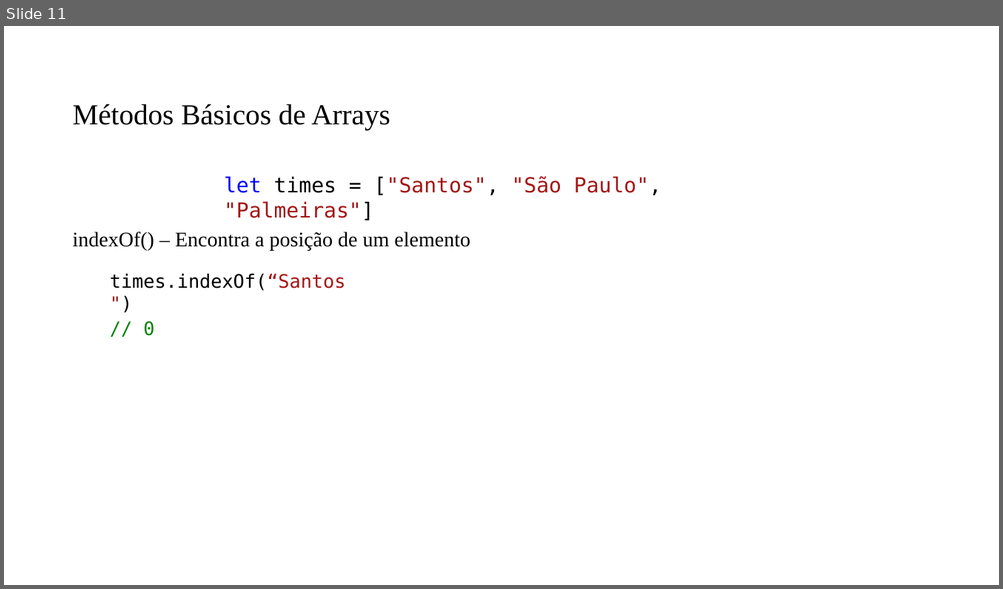
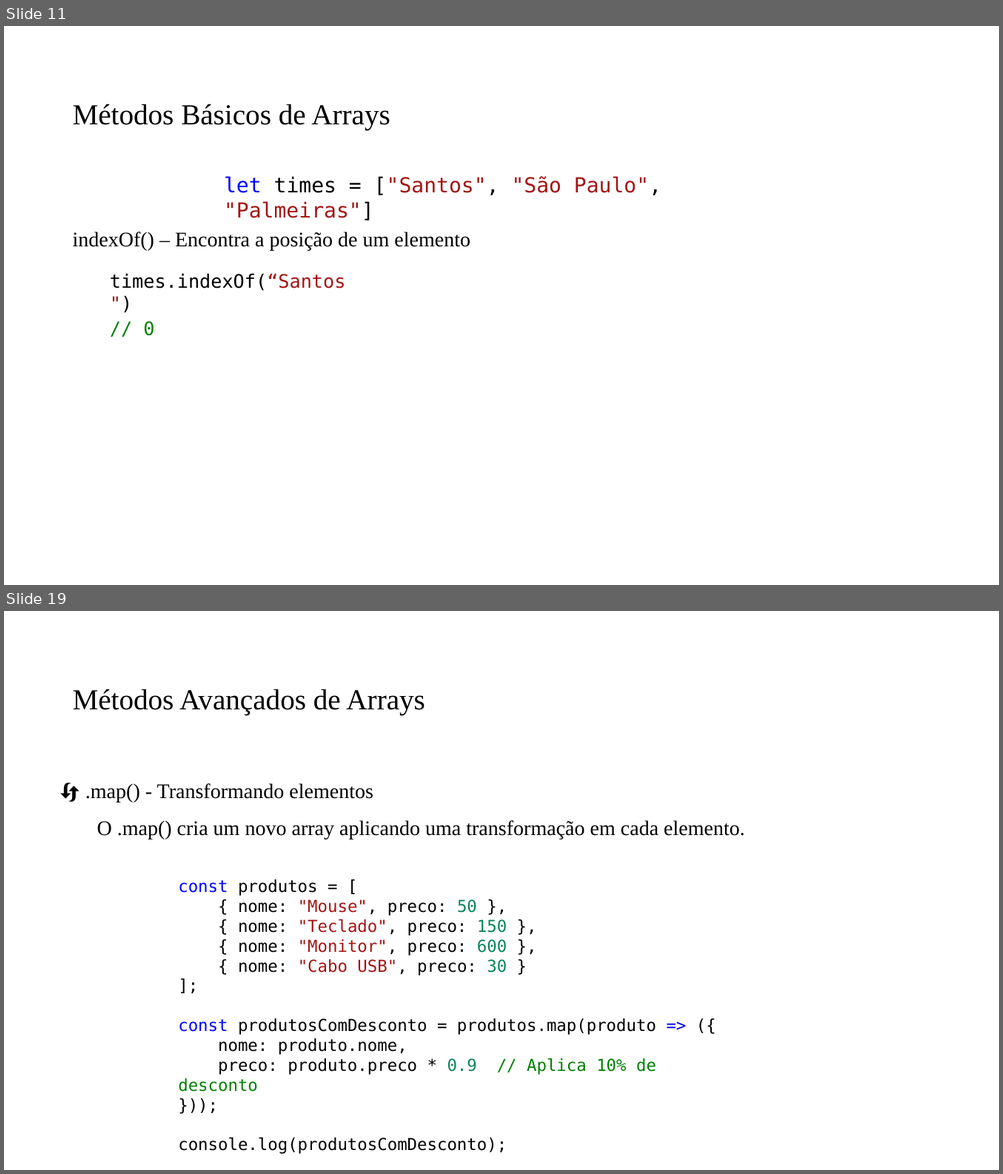
Before and after one commit to PedroMiho/UMC, a slide deck: Lógica e Programação/Módulo 02 - JavaScript/Aula 15 - Arrays e Objetos/Array e Objetos.pptx. Shown one above the other, each under a label of ours: slide 11 before the commit, slides 11 and 19 after it; the slides between them are not shown. The pictures are 1003x589 and 1003x1174 pixels, drawn with LibreOffice and Linux fonts; fonts in the diff are those of the drawing; background and template pictures are left out. Boxes give left, top, right and bottom in pixels: in the first picture for what was removed or moved away, otherwise in the second. Text is boxed around its words. In the diff, an @@ line names an element or a change of style, - is before the commit and + after.

```diff
--- a/Lógica e Programação/Módulo 02 - JavaScript/Aula 15 - Arrays e Objetos/Array e Objetos.pptx
+++ b/Lógica e Programação/Módulo 02 - JavaScript/Aula 15 - Arrays e Objetos/Array e Objetos.pptx
@@ slide 19 added at [4,611,999,1170], background #FFFFFF @@
@@ title added at [73,689,425,715], 28 pt, text #000000 @@
+Métodos Avançados de Arrays
@@ text added at [85,783,745,840], 20 pt, text #000000 @@
+🔄 .map() - Transformando elementos
+O .map() cria um novo array aplicando uma transformação em cada elemento.
@@ text added at [178,880,656,1092], 16 pt, text #000000 @@
+const produtos = [
+{ nome: "Mouse", preco: 50 },
+{ nome: "Teclado", preco: 150 },
+{ nome: "Monitor", preco: 600 },
+{ nome: "Cabo USB", preco: 30 }
+];
+const produtosComDesconto = produtos.map(produto => ({
+nome: produto.nome,
+preco: produto.preco * 0.9 // Aplica 10% de desconto
+}));
+console.log(produtosComDesconto);
```
Also in this commit, not shown: 3 slides changed, 7 other slides added, 3 other files.
